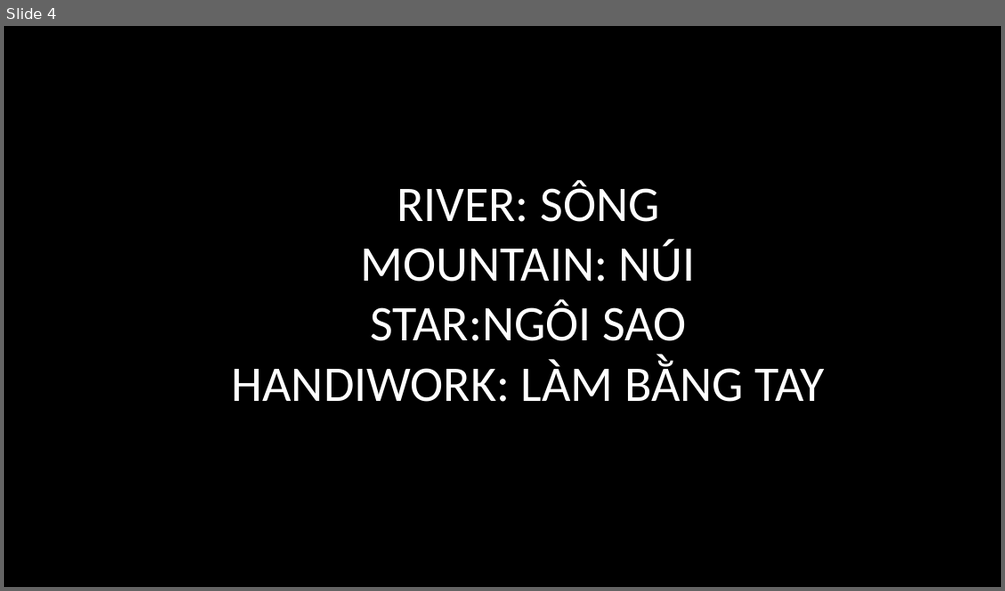
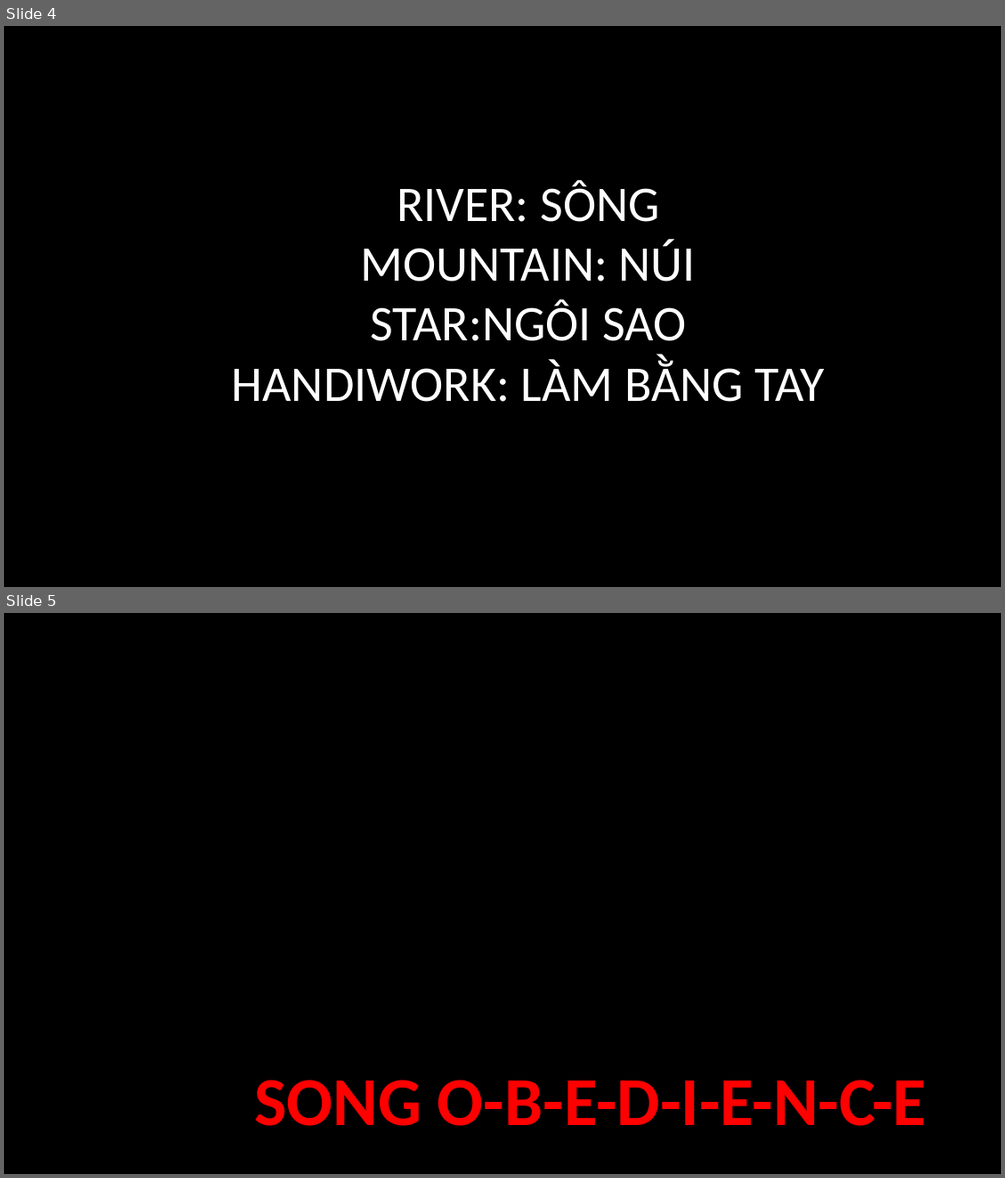
Before and after one commit to batisuoc/free-school-class, a slide deck: english/My God is so big.pptx. Shown one above the other, each under a label of ours: slide 4 before the commit, slides 4 and 5 after it. The pictures are 1005x591 and 1005x1178 pixels, drawn with LibreOffice and Linux fonts; fonts in the diff are those of the drawing; background and template pictures are left out. Boxes give left, top, right and bottom in pixels: in the first picture for what was removed or moved away, otherwise in the second. Text is boxed around its words. In the diff, an @@ line names an element or a change of style, - is before the commit and + after.

```diff
--- a/english/My God is so big.pptx
+++ b/english/My God is so big.pptx
@@ slide 5 added at [4,613,1001,1174], background picture (left out) @@
@@ title added at [254,1079,926,1126], 66 pt, text #FF0000, bold @@
+SONG O-B-E-D-I-E-N-C-E
```
Also in this commit, not shown: 5 other slides added, 3 other files.
